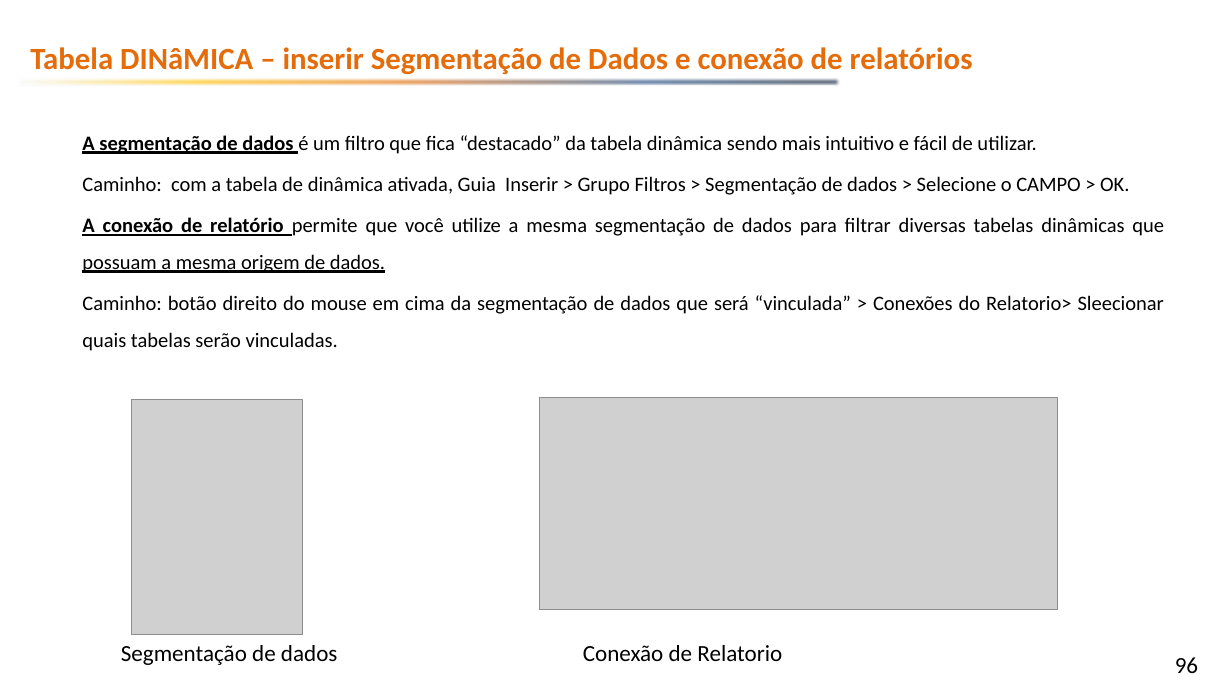
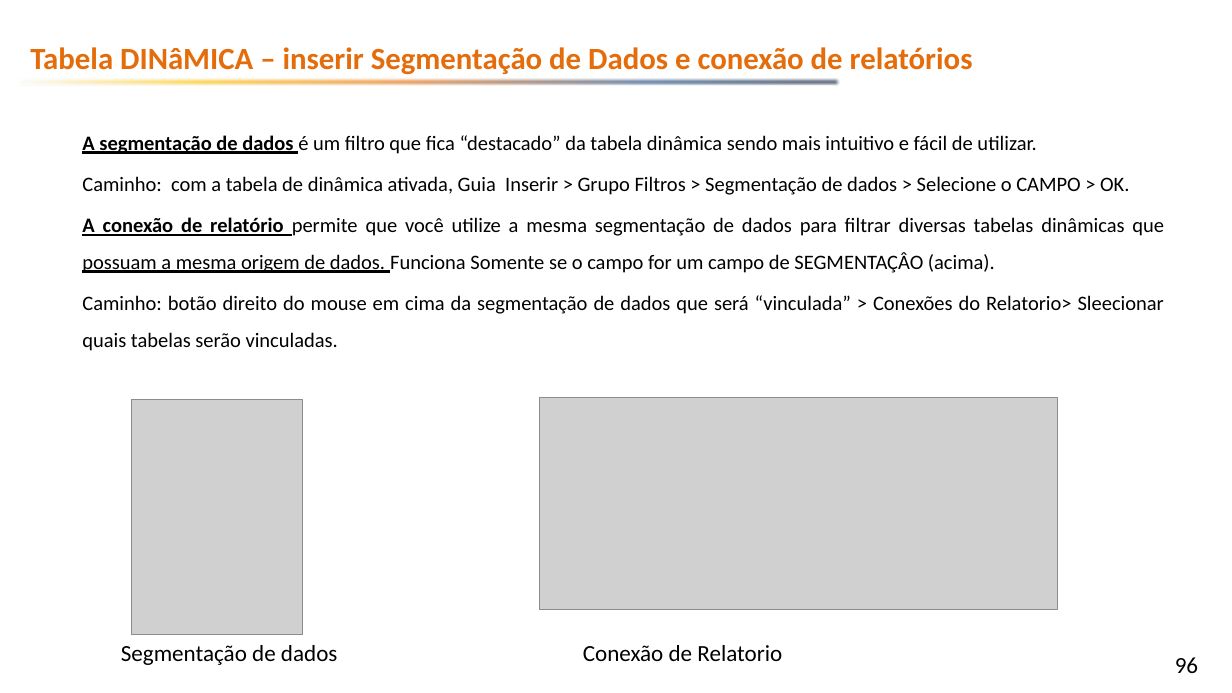
Before and after one commit to emerson-fenrir/Excel_Basico, a slide deck: slide 96 of Professor/Aula3.pptx. Drawn at 1232x693 pixels with LibreOffice and Linux fonts; fonts in the diff are those of the drawing; grey boxes stand for pictures; background and template pictures are left out. Boxes give left, top, right and bottom in pixels: in the first picture for what was removed or moved away, otherwise in the second. Text is boxed around its words. In the diff, an @@ line names an element or a change of style, - is before the commit and + after.

```diff
--- a/Professor/Aula3.pptx
+++ b/Professor/Aula3.pptx
@@ text at (82, 217, 1164, 273): text changed @@
-A conexão de relatório permite que você utilize a mesma segmentação de dados para filtrar diversas tabelas dinâmicas que possuam a mesma origem de dados.
+A conexão de relatório permite que você utilize a mesma segmentação de dados para filtrar diversas tabelas dinâmicas que possuam a mesma origem de dados. Funciona Somente se o campo for um campo de SEGMENTAÇÂO (acima).
```
Also in this commit, not shown: 4 other slides changed, 3 slides added, 13 other files.
